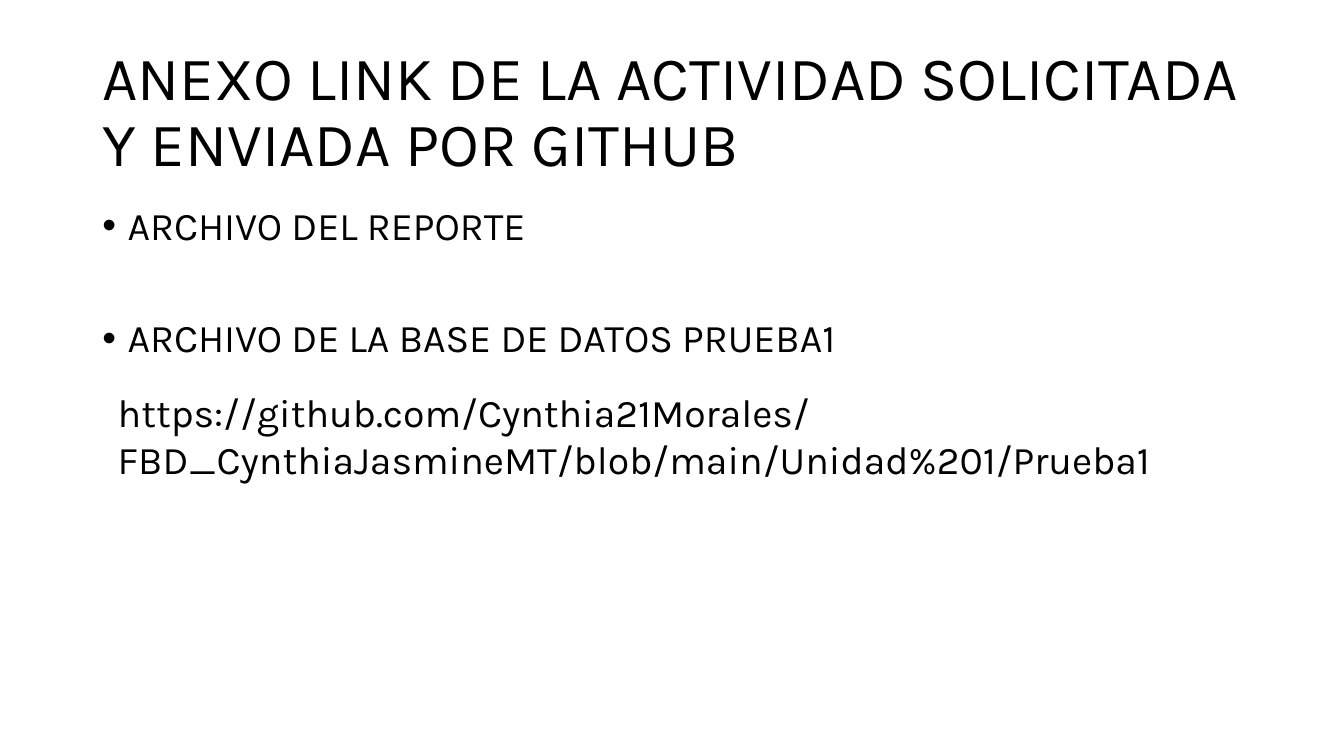
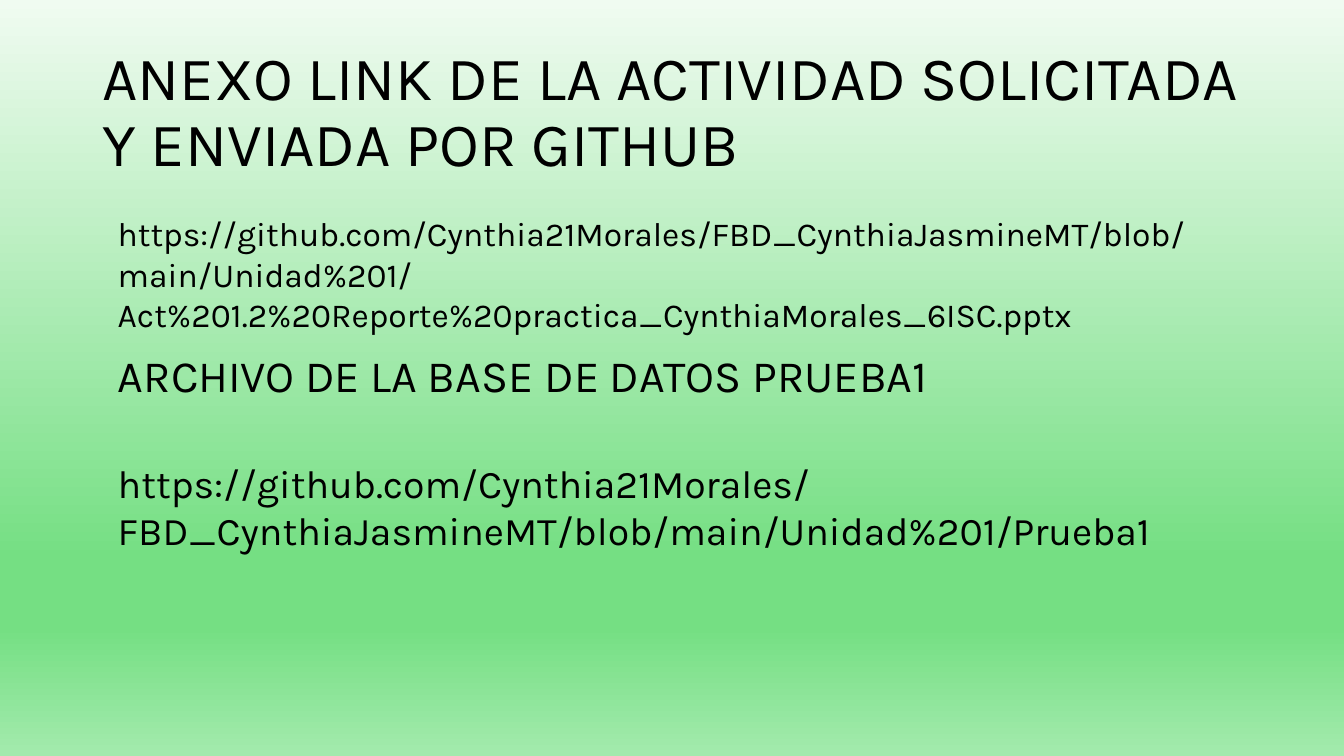
Before and after one commit to Cynthia21Morales/FBD_CynthiaJasmineMT, a slide deck: slide 19 of Unidad 1/Act 1.2 Reporte practica_CynthiaMorales_6ISC.pptx. Drawn at 1344x756 pixels with LibreOffice and Linux fonts; fonts in the diff are those of the drawing. Boxes give left, top, right and bottom in pixels: in the first picture for what was removed or moved away, otherwise in the second. Text is boxed around its words. In the diff, an @@ line names an element or a change of style, - is before the commit and + after.

Commit message:
Reporte de Practica

```diff
--- a/Unidad 1/Act 1.2 Reporte practica_CynthiaMorales_6ISC.pptx
+++ b/Unidad 1/Act 1.2 Reporte practica_CynthiaMorales_6ISC.pptx
@@ background #FFFFFF to gradient #F0FBF1 to #75DF83 to #A3EAAD @@
@@ text added at [118,221,1185,336], 24 pt, text #000000 @@
+https://github.com/Cynthia21Morales/FBD_CynthiaJasmineMT/blob/main/Unidad%201/Act%201.2%20Reporte%20practica_CynthiaMorales_6ISC.pptx
@@ text at [128,215,526,241]: paragraph removed @@
-• ARCHIVO DEL REPORTE
@@ text "ARCHIVO DE LA BASE DE ...": place and size @@
-text "ARCHIVO DE LA BASE DE ..." at [128,215,835,353]
+text "ARCHIVO DE LA BASE DE ..." at [118,363,927,393]
@@ text "ARCHIVO DE LA BASE DE ..." at [118,363,927,393]: size 28 to 32 pt; bullet • to none @@
@@ text "https://github.com/Cynthia21Morales/FBD_CynthiaJasmineMT/blo ...": place and size @@
-text "https://github.com/Cynthia21Morales/FBD_CynthiaJasmineMT/blo ..." at [118,398,1150,484]
+text "https://github.com/Cynthia21Morales/FBD_CynthiaJasmineMT/blo ..." at [118,469,1150,555]
```
Also in this commit, not shown: 18 other slides changed.
